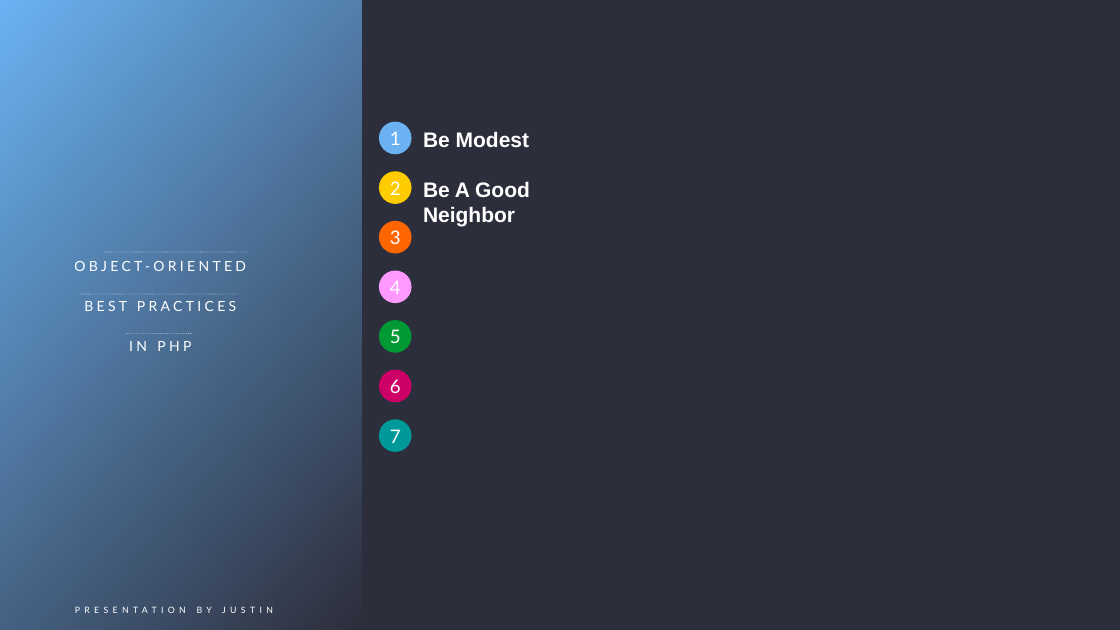
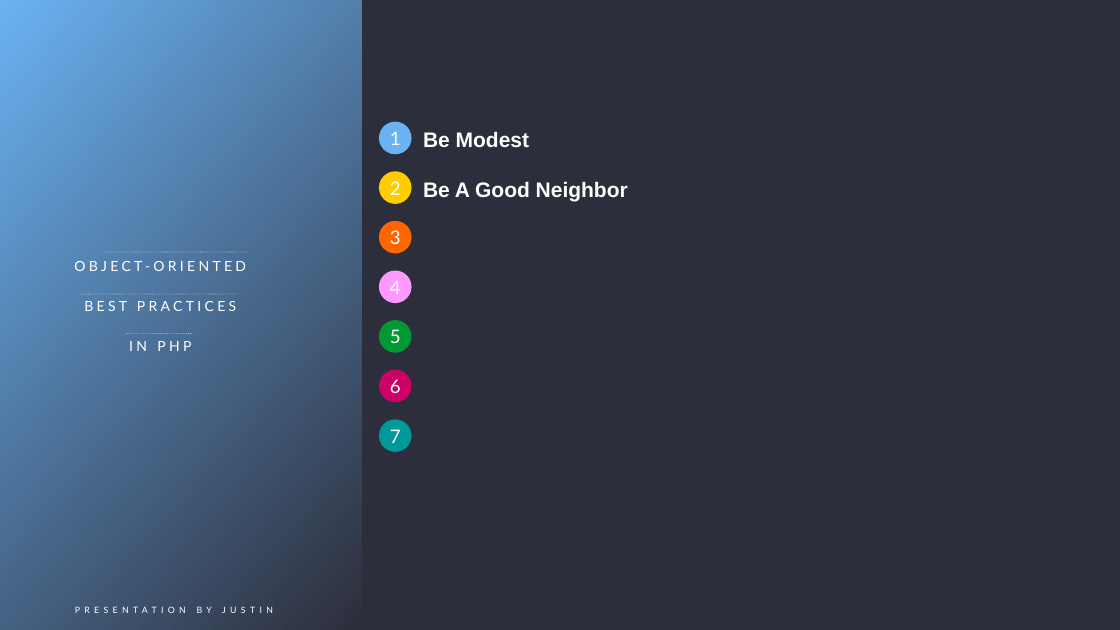
Before and after one commit to wilmer737/react-learning, a slide deck: slide 5 of tech_ppt.pptx. Drawn at 1120x630 pixels with LibreOffice and Linux fonts; fonts in the diff are those of the drawing. Boxes give left, top, right and bottom in pixels: in the first picture for what was removed or moved away, otherwise in the second. Text is boxed around its words. In the diff, an @@ line names an element or a change of style, - is before the commit and + after.

```diff
--- a/tech_ppt.pptx
+++ b/tech_ppt.pptx
@@ text "Be A Good Neighbor" rewrapped from [423, 181, 530, 226] to [423, 181, 628, 201] @@
```
Also in this commit, not shown: 7 other slides changed, 1 other file.
